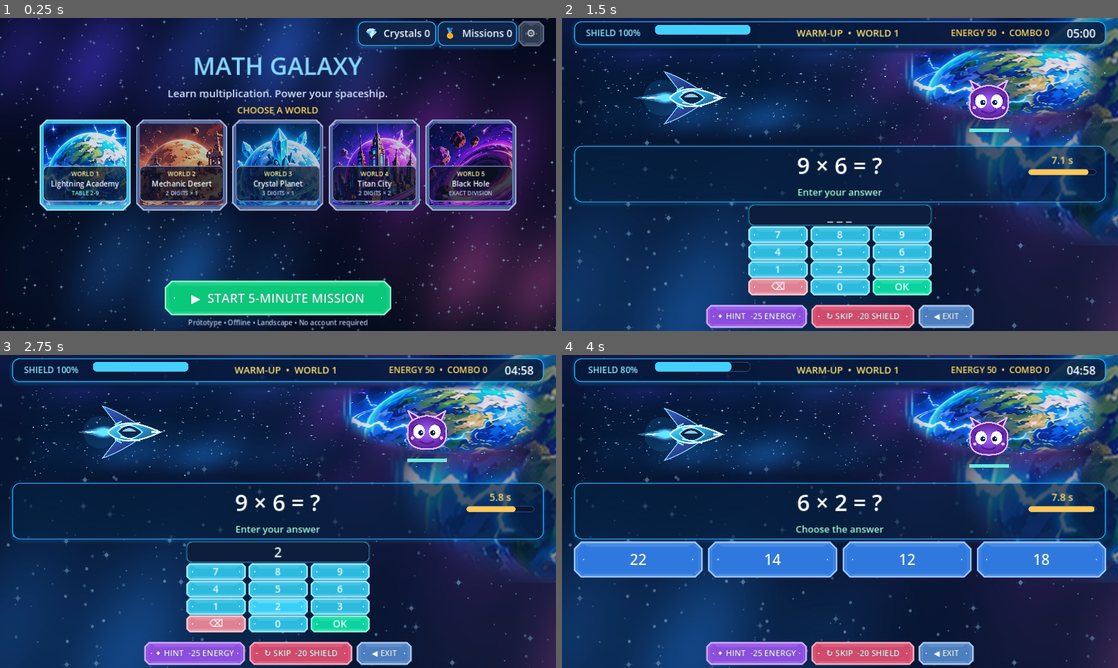
Above: before the commit, frames 1-4 (two rows, left to right).
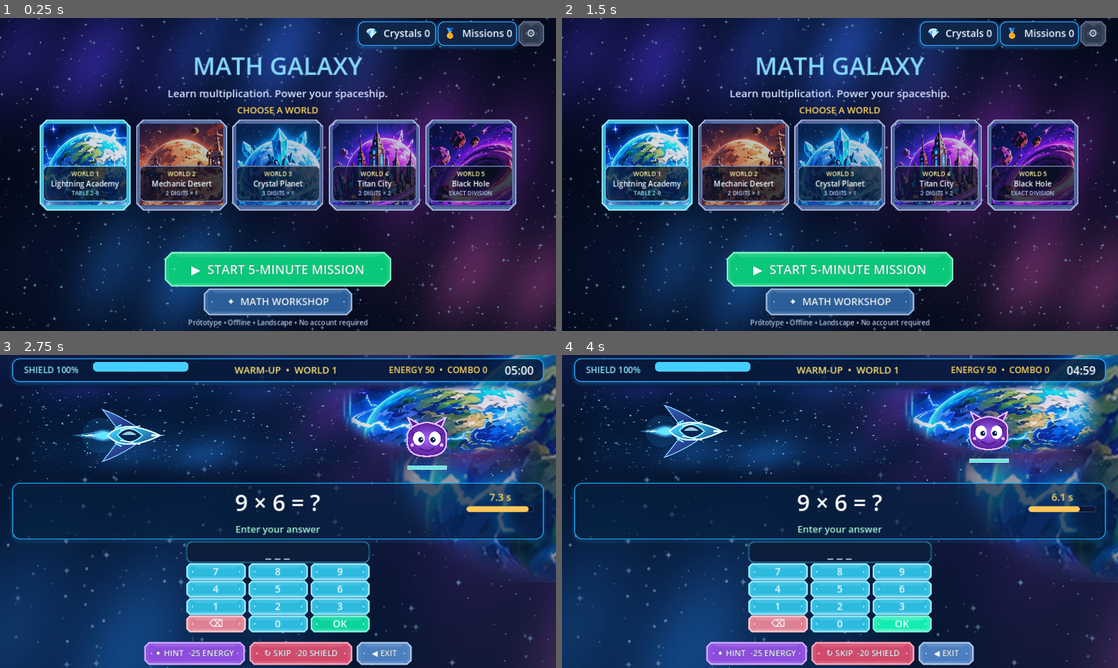
Above: after the commit, the same moments.

Repository: trun0ff/math-galaxy
Game: Godot game, scene res://scenes/Main.tscn
The game is run twice, just before and just after one commit, with the same random seed, the same clock (stepped at 60 frames per second) and the same inputs.
Inputs (mouse positions are in pixels of both pictures, inside the frame that each line leads up to):
- Up to frame 1 (0.25 s): no input
- Up to frame 2 (1.5 s): click (840, 302) at 0.5 s, where only the run after the commit has a clickable "✦ MATH WORKSHOP"; click (617, 33) at 1.25 s, where only the run after the commit has a clickable "◀ GALAXY"
- Up to frame 3 (2.75 s): click (278, 605) at 2 s, where only the run after the commit has a clickable "▶ START 5-MINUTE MISSION"
- Up to frame 4 (4 s): click "OK" at 2.75 s; click "OK" at 3.5 s

The runs differ from the first frame. In frame 1, 7.9% of the frame differs, in the area x 29-71%, y 74-96%; in frame 2, 72%, in the area x 0-100%, y 0-100%; in frame 3, 2.5%; in frame 4, 19%.

Commit message:
Add interactive math workshop with guided practice

Diff:
--- a/scripts/Main.gd
+++ b/scripts/Main.gd
@@ -4,6 +4,7 @@
 const ADAPTIVE_SELECTOR = preload("res://scripts/AdaptiveQuestionSelector.gd")
 const SKILL_TAXONOMY = preload("res://scripts/SkillTaxonomy.gd")
 const DECOMPOSITION_ENGINE = preload("res://scripts/DecompositionEngine.gd")
+const WORKSHOP_ENGINE = preload("res://scripts/WorkshopEngine.gd")
 const SCENE_SCRIPT = preload("res://scripts/SpaceScene.gd")
 const KEYPAD_SCRIPT = preload("res://scripts/ui/NeonKeypad.gd")
 const FANCY_BUTTON = preload("res://scripts/ui/FancyButton.gd")
@@ -44,6 +45,10 @@
 var last_key: String = ""
 var recent_keys: Array[String] = []
 var pending_defeat: bool = false
+var workshop_session: Dictionary = {}
+var workshop_entry: LineEdit
+var workshop_feedback: Label
+var workshop_next: Button
 
 var header: Label
 var info: Label
@@ -256,7 +261,114 @@
 	var start_wrap := CenterContainer.new()
 	root.add_child(start_wrap)
 	start_wrap.add_child(make_button("▶  START 5-MINUTE MISSION", start_mission, Color("00e485"), 520, 78, 29))
+	var workshop_wrap := CenterContainer.new()
+	root.add_child(workshop_wrap)
+	workshop_wrap.add_child(make_button("✦  MATH WORKSHOP", show_workshop, Color("2865ad"), 340, 60, 23))
 	root.add_child(make_label("Prototype • Offline • Landscape • No account required", 16, Color("b2c2dd")))
+
+func show_workshop() -> void:
+	screen = "workshop"
+	var root := build_root(MENU_BACKGROUNDS[world - 1])
+	var top := HBoxContainer.new()
+	root.add_child(top)
+	top.add_child(make_button("◀  GALAXY", show_menu, Color("425d88"), 190, 54, 19))
+	top.add_child(make_label("   MATH WORKSHOP - WORLD %d" % world, 30, Color("84d8ff")))
+	if world == 1:
+		root.add_child(make_label("Workshop begins in World 2. Select worlds 2-5.", 23))
+		return
+	root.add_child(make_label("Choose how you want to learn:", 24))
+	var modes := HBoxContainer.new()
+	modes.add_theme_constant_override("separation", 14)
+	root.add_child(modes)
+	modes.add_child(make_button("SHOW ME", func(): start_workshop("demo"), Color("2364ad"), 210, 60, 21))
+	modes.add_child(make_button("SOLVE TOGETHER", func(): start_workshop("guided"), Color("2364ad"), 260, 60, 21))
+	modes.add_child(make_button("TRY MYSELF", func(): start_workshop("solo"), Color("00a978"), 235, 60, 21))
+	root.add_child(make_label("Practice is separate from battle scores and rewards.", 19, Color("bbd6f3")))
+
+func start_workshop(mode: String) -> void:
+	var q: Dictionary = MathEngine.generate(world)
+	workshop_session = WORKSHOP_ENGINE.prepare(q, mode)
+	show_workshop_step()
+
+func show_workshop_step() -> void:
+	screen = "workshop_step"
+	var root := build_root(MENU_BACKGROUNDS[world - 1])
+	root.add_child(make_button("◀  BACK TO WORKSHOP", show_workshop, Color("425d88"), 270, 50, 19))
+	var q: Dictionary = workshop_session["question"]
+	root.add_child(make_label("%d %s %d = ?" % [int(q["a"]), str(q["sign"]), int(q["b"])], 48, Color("8de8ff")))
+	var step: Dictionary = WORKSHOP_ENGINE.current_step(workshop_session)
+	if step.is_empty():
+		finish_workshop()
+		return
+	var idx: int = int(workshop_session["index"])
+	var count: int = workshop_session["steps"].size()
+	root.add_child(make_label("STEP %d OF %d" % [idx + 1, count], 21, Color("fcd34d")))
+	root.add_child(make_label(str(step["prompt"]), 29, Color.WHITE))
+	workshop_feedback = make_label("", 20, Color("c4e5ff"))
+	if workshop_session["mode"] == "demo":
+		root.add_child(make_label("Answer: %d" % int(step["answer"]), 34, Color("8fffc4")))
+		root.add_child(make_button("NEXT STEP ▶", advance_workshop_demo, Color("00a978"), 230, 65, 23))
+	else:
+		var answer_row := HBoxContainer.new()
+		answer_row.add_theme_constant_override("separation", 14)
+		root.add_child(answer_row)
+		workshop_entry = LineEdit.new()
+		workshop_entry.placeholder_text = "Enter a number"
+		workshop_entry.custom_minimum_size = Vector2(270, 60)
+		workshop_entry.max_length = 7
+		workshop_entry.virtual_keyboard_type = LineEdit.KEYBOARD_TYPE_NUMBER
+		answer_row.add_child(workshop_entry)
+		answer_row.add_child(make_button("CHECK", submit_workshop_step, Color("00a978"), 170, 60, 23))
+		answer_row.add_child(make_button("HINT", reveal_workshop_step, Color("425d88"), 140, 60, 21))
+		workshop_entry.text_submitted.connect(func(_value: String): submit_workshop_step())
+		root.add_child(workshop_feedback)
+		workshop_next = make_button("NEXT STEP ▶", advance_workshop_step, Color("2865ad"), 240, 58, 21)
+		workshop_next.visible = false
+		root.add_child(workshop_next)
+
+func advance_workshop_demo() -> void:
+	workshop_session["index"] = int(workshop_session["index"]) + 1
+	workshop_session["complete"] = int(workshop_session["index"]) >= workshop_session["steps"].size()
+	show_workshop_step()
+
+func submit_workshop_step() -> void:
+	if workshop_next.visible or not workshop_entry.text.strip_edges().is_valid_int():
+		workshop_feedback.text = "Enter a whole number first."
+		return
+	var correct: bool = WORKSHOP_ENGINE.check(workshop_session, int(workshop_entry.text))
+	if correct:
+		workshop_feedback.text = "Correct! Continue to the next step."
+		workshop_next.visible = true
+		workshop_entry.editable = false
+	else:
+		workshop_feedback.text = "Not quite. Try again or use HINT."
+
+func reveal_workshop_step() -> void:
+	if workshop_next.visible:
+		return
+	WORKSHOP_ENGINE.reveal(workshop_session)
+	var step: Dictionary = WORKSHOP_ENGINE.current_step(workshop_session)
+	workshop_feedback.text = "Hint: this step equals %d. Type it to continue." % int(step["answer"])
+
+func advance_workshop_step() -> void:
+	show_workshop_step()
+
+func finish_workshop() -> void:
+	var outcome: Dictionary = WORKSHOP_ENGINE.summary(workshop_session)
+	var records: Array = progress.get("workshop_history", [])
+	outcome["timestamp"] = int(Time.get_unix_time_from_system())
+	records.append(outcome)
+	if records.size() > 200:
+		records.pop_front()
+	progress["workshop_history"] = records
+	save_progress()
+	screen = "workshop_complete"
+	var root := build_root(MENU_BACKGROUNDS[world - 1])
+	root.add_child(make_label("WORKSHOP COMPLETE!", 48, Color("8fffc4")))
+	root.add_child(make_label("Mistakes: %d   Hints: %d" % [int(outcome["mistakes"]), int(outcome["hints"])], 27))
+	root.add_child(make_label("Independent: YES" if outcome["independent"] else "Guided practice completed", 23, Color("c4e5ff")))
+	root.add_child(make_button("TRY ANOTHER", func(): start_workshop(str(workshop_session["mode"])), Color("00a978"), 260, 64, 22))
+	root.add_child(make_button("BACK TO WORKSHOP", show_workshop, Color("425d88"), 280, 60, 21))
 
 func make_world_card(idx: int) -> Button:
 	var selected: bool = idx == world
@@ -624,7 +736,7 @@
 	finish_mission()
 
 func save_progress() -> void:
-	progress["schema_version"] = 4
+	progress["schema_version"] = 5
 	var file := FileAccess.open(SAVE_PATH, FileAccess.WRITE)
 	if file != null:
 		file.store_string(JSON.stringify(progress))
@@ -640,4 +752,4 @@
 		progress = parsed
 		if not progress.has("skills"): progress["skills"] = {}
 	if not progress.has("strategies"): progress["strategies"] = {}
-	progress["schema_version"] = 4
+	progress["schema_version"] = 5
--- /dev/null
+++ b/scripts/WorkshopEngine.gd
@@ -0,0 +1,36 @@
+extends RefCounted
+class_name WorkshopEngine
+
+const DECOMPOSITION = preload("res://scripts/DecompositionEngine.gd")
+
+static func prepare(question: Dictionary, mode: String) -> Dictionary:
+	var steps: Array[Dictionary] = DECOMPOSITION.steps(question)
+	return {"question": question.duplicate(true), "mode": mode, "steps": steps, "index": 0, "mistakes": 0, "hints": 0, "complete": false, "independent": mode == "solo"}
+
+static func current_step(session: Dictionary) -> Dictionary:
+	var index: int = int(session.get("index", 0))
+	var steps: Array = session.get("steps", [])
+	if index < 0 or index >= steps.size():
+		return {}
+	return steps[index]
+
+static func check(session: Dictionary, submitted: int) -> bool:
+	var step: Dictionary = current_step(session)
+	if step.is_empty():
+		return false
+	var correct: bool = submitted == int(step["answer"])
+	if correct:
+		session["index"] = int(session["index"]) + 1
+		session["complete"] = int(session["index"]) >= session["steps"].size()
+	else:
+		session["mistakes"] = int(session["mistakes"]) + 1
+	return correct
+
+static func reveal(session: Dictionary) -> void:
+	if current_step(session).is_empty():
+		return
+	session["hints"] = int(session["hints"]) + 1
+	session["independent"] = false
+
+static func summary(session: Dictionary) -> Dictionary:
+	return {"world": int(session["question"]["world"]), "mode": str(session["mode"]), "completed": bool(session["complete"]), "mistakes": int(session["mistakes"]), "hints": int(session["hints"]), "independent": bool(session["independent"]) and int(session["mistakes"]) == 0 and bool(session["complete"])}
Not shown, added: scripts/DecompositionEngine.gd.uid
Not shown, added: scripts/SkillTaxonomy.gd.uid
Not shown, added: scripts/WorkshopEngine.gd.uid
